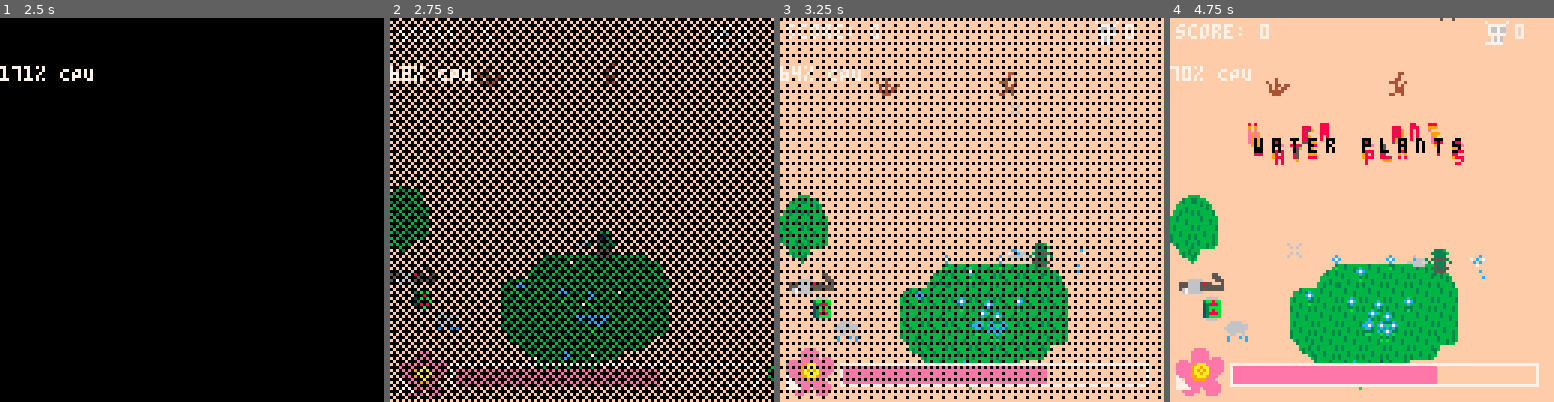
Above: before the commit, frames 1-4 (left to right).
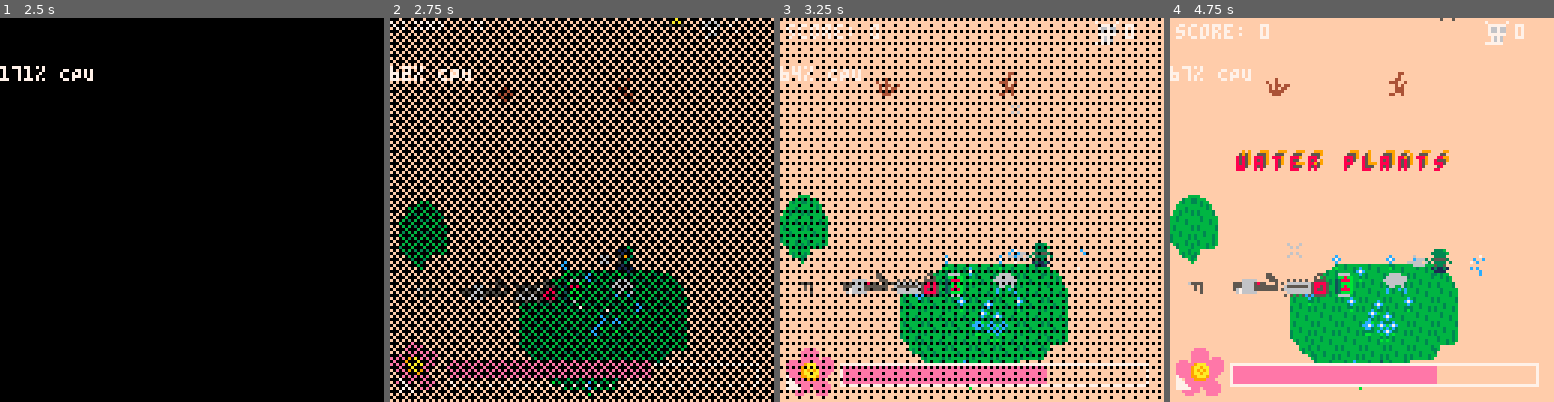
Above: after the commit, the same moments.

Repository: samboyer/ld46
Game: PICO-8 cartridge ld46.p8
Two runs of this game, one before a commit and one after it. Both use one fixed random seed, a clock stepped at 60 frames per second and the inputs below.
Inputs (mouse positions are in pixels of both pictures, inside the frame that each line leads up to):
- Up to frame 1 (2.5 s): tap X (X key) at 0.33, 1.07, 1.85 s; click (280, 121) at 0.67 s; tap O (Z key) at 0.7, 1.7, 2.1 s; click (46, 267) at 1.22 s; hold Right 1.6-2.1 s; click (107, 114) at 1.77 s; hold Up 2.15-2.42 s; click (172, 259) at 2.32 s; hold Right from 2.47 s (still down)
- Up to frame 2 (2.75 s): keep holding Right; tap O (Z key) at 2.5 s
- Up to frame 3 (3.25 s): click (1014, 106) at 2.87 s; tap O (Z key) at 2.9 s; tap X (X key) at 2.97 s; release Right at 3.03 s; hold Left from 3.08 s (still down)
- Up to frame 4 (4.75 s): tap O (Z key) every 0.4 s from 3.3 to 4.5 s; click (1465, 256) at 3.42 s; release Left at 3.58 s; hold Down 3.63-3.97 s; click (1231, 102) at 3.97 s; hold Right 4.02-4.68 s; tap X (X key) at 4.08 s; click (1292, 248) at 4.52 s; hold Up from 4.73 s (still down)

Frame 1 is identical in both runs. In frame 2, 6.3% of the frame differs, in the area x 0-100%, y 0-100%; in frame 3, 1.9%; in frame 4, 5.4%.

Commit message:
Added chainsaw weapon

Diff:
--- a/ld46.p8
+++ b/ld46.p8
@@ -394,6 +394,19 @@
     }
   },
   {
+    sprites = 2,
+    sprite = 74,
+    type = "weapon",
+    contents = {
+      name = "chainsaw",
+      sprites = 2,
+      sprite = 74,
+      melee = true,
+      damage = 5,
+      lifetime = 500,
+    }
+  },
+  {
     sprite = 72,
     type = "stat",
     contents = {
@@ -487,7 +500,7 @@
     sfx(18)
     player[contents.key] = contents.value
   elseif (powerup.type == "instant") then
-    sfx(18)
+    sfx(24)
     if (powerup.effect == "water") then
       for f in all(flowers) do
         f.health = min(f.health + 50, f.maxhealth)
@@ -619,9 +632,19 @@
   player.weapon = player.weapon or player.default_weapon
 
   player.weapon_cooldown = max(player.weapon_cooldown - 1, 0)
-  if (not isintro and lmbdown and player.weapon_cooldown == 0 and wateranimframes==0) then
+  if (not player.weapon.melee and not isintro and lmbdown and player.weapon_cooldown == 0 and wateranimframes==0) then
     add_bullet()
     player.weapon_cooldown = player.weapon.cooldown
+  end
+
+  if player.weapon.melee then
+    screen_shake = max(screen_shake, 1)
+    for e in all(enemies) do
+      if (distance_basic(player,e) < 14) then
+        hurt_enemy(e, player.weapon.damage)
+        screen_shake = min(screen_shake+2, 20)
+      end
+    end
   end
 
   -- if (pl.t%4) == 0) then
@@ -819,9 +842,9 @@
   end
 
   --TEMP
-  add_random_powerup(130, 115)
-  add_random_powerup(138, 123)
-  add_random_powerup(146, 131)
+  for i=1,#available_powerups do
+    add_powerup(114+17*i, 115, available_powerups[i])
+  end
   --spawn_enemy_offscreen()
 
   gamerunning = true
@@ -1151,12 +1174,7 @@
 function draw_object(obj, draw_shadow)
   local x = obj.x - screenx + screen_shake_x
   local y = obj.y - screeny + screen_shake_y
-  if draw_shadow then
-    palt(0) --doomguy silhouette
-    palt(14)
-    spr(66, x,y+1)
-    palt()
-  end
+  if (draw_shadow) spr(66, x,y+1)
   sprites = obj.sprites or 1
   for i=1,sprites do
     spr(obj.sprite + i - 1, x + 8*(i-1), y, 1, 1, obj.flip_x or false, obj.flip_y or false)
@@ -1601,14 +1619,14 @@
 1c1111c15855588500000000000000000000000000000000000000000000000000000000000000000000000000000000000000000000000000eeeeee0eeeeee0
 111c1c115558585500000000000000000000000000000000000000000000000000000000000000000000000000000000000000000000000000eeeeee00eeeee0
 11c111c155855585000000000000000000000000000000000000000000000000000000000000000000000000000000000000000000000000000eee0000eeee00
-0000000000000000eeeeeeee00000000000000000000000000000000000055000066660000666600000000000000000000000000000000000000000000000000
-000000000000bbb0eeeeeeee000000000000000000000000000000000000555003bb8bb006666666000000000000000000000000000000000000000000000000
-000000000000bbb0eeeeeeee0000600000000000000000000000666660000555023888b066666666000000000000000000000000000000000000000000000000
-00000000009ccccceeeeeeee0606666000060000000655550555666658550005023bbbb006666660000000000000000000000000000000000000000000000000
-0000000000000c03eeeeeeee0066660300066663000005050555666655555555023b8bb000660060000000000000000000000000000000000000000000000000
-000000000000000cee5555ee0006666006666606000005050567666655555555023888b00c000c0c000000000000000000000000000000000000000000000000
-0000000000000000e555555e0000000000066660000000050067666660000000023bbbb00c00000c000000000000000000000000000000000000000000000000
-0000000000000000ee5555ee00000000000000000000000000000000000000000066660000000000000000000000000000000000000000000000000000000000
+00000000000000000000000000000000000000000000000000000000000055000066660000666600000000000000550000000000000000000000000000000000
+000000000000bbb000000000000000000000000000000000000000000000555003bb8bb006666666000000000005005000000000000000000000000000000000
+000000000000bbb0000000000000600000000000000000000000666660000555023888b066666666005050505005555000000000000000000000000000000000
+00000000009ccccc000000000606666000060000000655550555666658550005023bbbb006666660506666666658888500000000000000000000000000000000
+0000000000000c03000000000066660300066663000005050555666655555555023b8bb000660060065555555658858500000000000000000000000000000000
+000000000000000c001111000006666006666606000005050567666655555555023888b00c000c0c566666666658558500000000000000000000000000000000
+0000000000000000011111100000000000066660000000050067666660000000023bbbb00c00000c006666666658888500000000000000000000000000000000
+00000000000000000011110000000000000000000000000000000000000000000066660000000000050505050505555000000000000000000000000000000000
 00333d0000333d0000333d0000333d0000cccc00ee0000ee00000000000000000000000000000000000000000000000000000000000000000000000000000000
 031112d0031112d0033333d0033333d00cccccc0e000000e00000000000000000000000000000000000000000000000000000000000000000000000000000000
 0031130000311300003333000033330000cccc00ee0000ee00000000000000000000000000000000000000000000000000000000000000000000000000000000
Not shown, changed: the sound effects (__sfx__) section of ld46.p8
